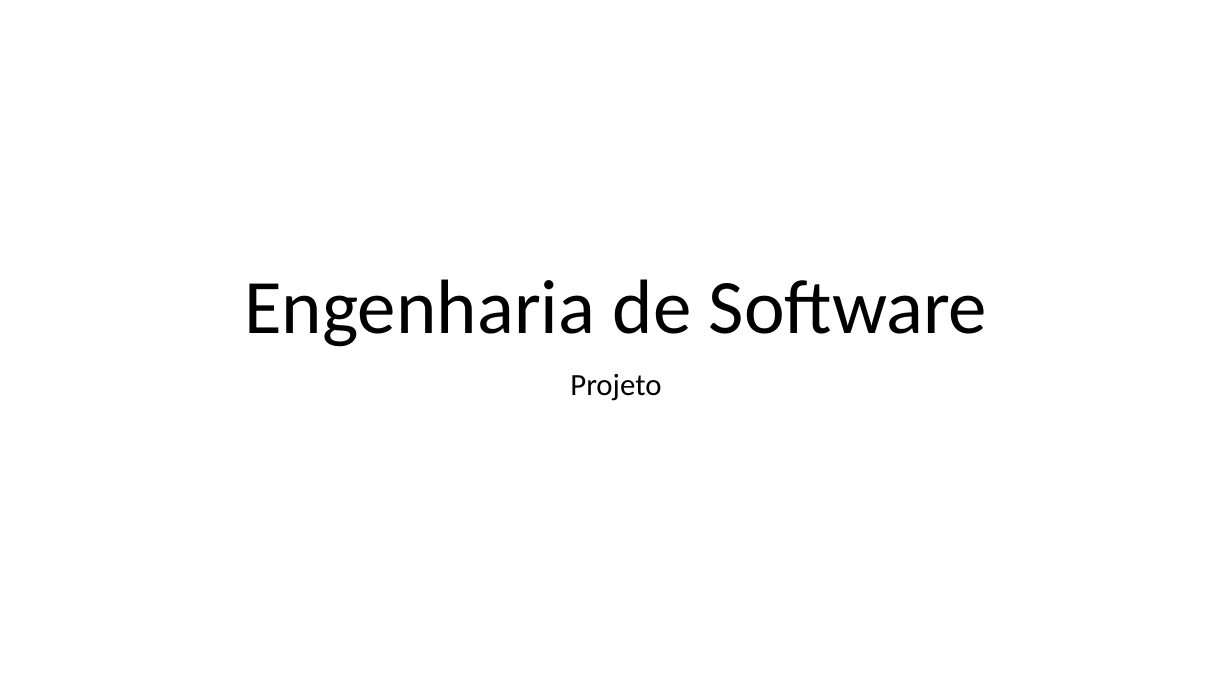
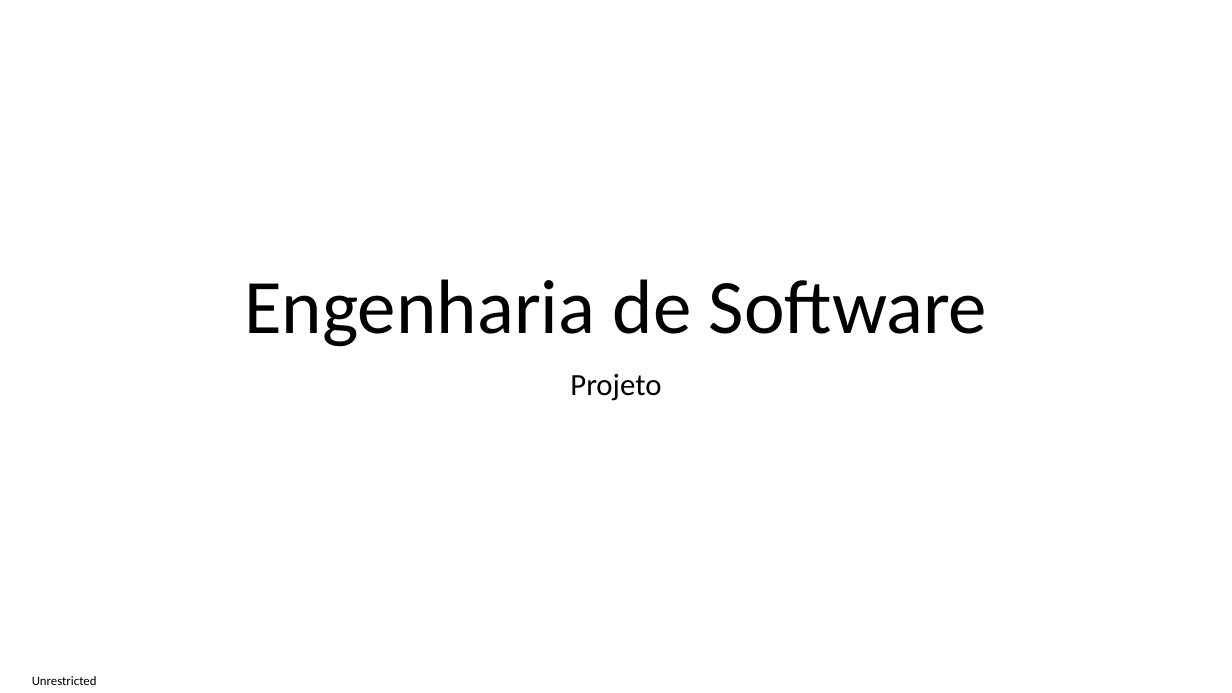
Before and after one commit to impagno/pwcamoes, a slide deck: slide 1 of Documentos/Engenharia de Software - Projeto.pptx. Drawn at 1232x693 pixels with LibreOffice and Linux fonts; fonts in the diff are those of the drawing. Boxes give left, top, right and bottom in pixels: in the first picture for what was removed or moved away, otherwise in the second. Text is boxed around its words. In the diff, an @@ line names an element or a change of style, - is before the commit and + after.

```diff
--- a/Documentos/Engenharia de Software - Projeto.pptx
+++ b/Documentos/Engenharia de Software - Projeto.pptx
@@ text added at (32,676,97,685), 10 pt, text #000000 @@
+Unrestricted
```
Also in this commit, not shown: 14 slides added, 5 slides removed.
